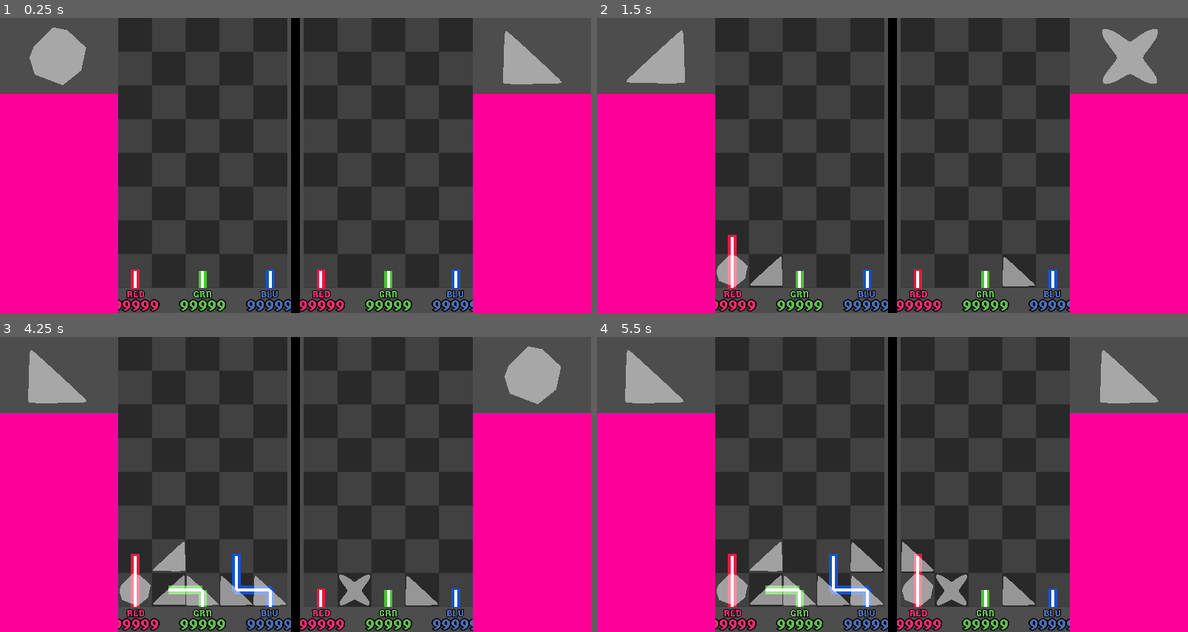
Above: before the commit, frames 1-4 (two rows, left to right).
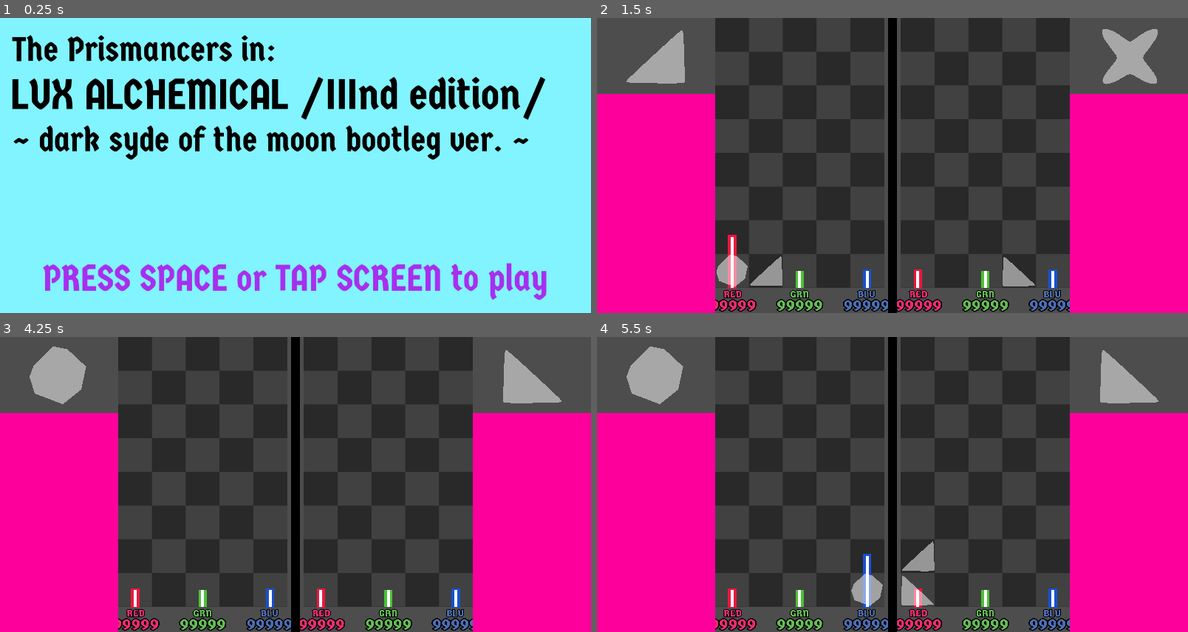
Above: after the commit, the same moments.

Repository: foolmoron/Prismancer
Game: Godot game, scene res://main.tscn
Same seed, same stepped clock (60 frames per second), same inputs: the game is played once before the commit and once after it. Before the commit the project starts from res://game_landscape.tscn.
Inputs (mouse positions are in pixels of both pictures, inside the frame that each line leads up to):
- Up to frame 1 (0.25 s): no input
- Up to frame 2 (1.5 s): tap Space at 0.5 s; move the mouse to (1022, 150) at 0.52 s; hold Space 0.53-1.28 s; click (1022, 150) at 0.67 s; move the mouse to (774, 180) at 1.27 s; tap 1 (p1_0) at 1.35 s; click (774, 180) at 1.42 s
- Up to frame 3 (4.25 s): tap Space at 1.52, 1.55, 1.82, 3.02, 3.05, 3.32 s; tap Enter at 2, 3.5 s; move the mouse to (354, 419) at 2.02 s; hold Space 2.03-2.78 s; tap 2 (p1_1) at 2.1 s; click (354, 419) at 2.17 s; move the mouse to (265, 543) at 2.77 s; tap 3 (p1_2) at 2.85 s; click (265, 543) at 2.92 s; move the mouse to (472, 528) at 3.52 s; hold Space from 3.53 s (still down); tap 4 (p1_3) at 3.6 s; click (472, 528) at 3.67 s; tap Escape at 4.15 s
- Up to frame 4 (5.5 s): move the mouse to (715, 440) at 4.27 s; release Space at 4.28 s; tap 5 (p1_4) at 4.35 s; click (715, 440) at 4.42 s; tap Space at 4.52, 4.55, 4.82, 5 s; move the mouse to (922, 484) at 5.02 s; hold Space from 5.03 s (still down); tap Y (p2_0) at 5.1 s; click (922, 484) at 5.17 s

The runs differ from the first frame. In frame 1, 100% of the frame differs, in the area x 0-100%, y 0-100%; in frame 2, nothing differs; in frame 3, 4.6%; in frame 4, 4.7%.

Commit message:
landscape and portrait loader

Diff:
--- a/Grid/cell.gd
+++ b/Grid/cell.gd
@@ -61,7 +61,7 @@
 	color_mask = COLOR.NONE
 	out_mask = 0
 
-func reset_lines(global_pos: Vector3) -> void:
+func reset_lines(local_pos: Vector3) -> void:
 	for color in lines.keys():
 		var arr = lines[color]
 		for line in arr:
@@ -102,8 +102,8 @@
 				Cell.DIR.UP_RIGHT, Cell.DIR.DOWN_LEFT:
 					line.rotation_degrees.z = -45
 			var offset := dir_to_vec(dir) * Side.GRID_SIZE / 2
-			line.global_position.x = global_pos.x + offset.x
-			line.global_position.y = global_pos.y + offset.y
+			line.position.x = local_pos.x + offset.x
+			line.position.y = local_pos.y + offset.y
 
 func try_add_outdir(dir: Cell.DIR) -> bool:
 	if out_mask & dir == 0:
--- a/Grid/grid.gd
+++ b/Grid/grid.gd
@@ -53,7 +53,7 @@
 	# set lines based on out directions and colors
 	for y in range(rows):
 		for x in range(columns):
-			cells[to_idx(x, y)].reset_lines(side.coord_to_global_pos(Vector2i(x, y)))
+			cells[to_idx(x, y)].reset_lines(side.to_local(side.coord_to_global_pos(Vector2i(x, y))))
 
 func _process_cells_for_dir(initial_dir: Cell.DIR, initial_pos: Vector2i) -> void:
 	var seen := {}
--- a/Lines/line_blue.tscn
+++ b/Lines/line_blue.tscn
@@ -1,26 +1,8 @@
-[gd_scene load_steps=11 format=3 uid="uid://bou5e8rq6ja6y"]
+[gd_scene load_steps=6 format=3 uid="uid://bou5e8rq6ja6y"]
 
 [ext_resource type="PackedScene" uid="uid://cucbspicwdsqi" path="res://Lines/line_red.tscn" id="1_sy52k"]
-[ext_resource type="Shader" path="res://Lines/line.gdshader" id="2_t3wd5"]
 [ext_resource type="Shader" path="res://Shaders/unlit_tex.gdshader" id="3_1p7up"]
 [ext_resource type="Texture2D" uid="uid://ce1hk00a71g72" path="res://Art/square.png" id="4_rxd7h"]
-
-[sub_resource type="Gradient" id="Gradient_eakru"]
-offsets = PackedFloat32Array(0, 0.5, 1)
-colors = PackedColorArray(1, 1, 1, 0, 1, 1, 1, 1, 1, 1, 1, 0)
-
-[sub_resource type="GradientTexture1D" id="GradientTexture1D_gny8j"]
-gradient = SubResource("Gradient_eakru")
-
-[sub_resource type="ShaderMaterial" id="ShaderMaterial_r26l4"]
-render_priority = 0
-shader = ExtResource("2_t3wd5")
-shader_parameter/color = Color(0.0984, 0.31488, 0.82, 1)
-shader_parameter/alpha_boost = 1.8
-shader_parameter/tex = SubResource("GradientTexture1D_gny8j")
-
-[sub_resource type="QuadMesh" id="QuadMesh_ddo2s"]
-material = SubResource("ShaderMaterial_r26l4")
 
 [sub_resource type="ShaderMaterial" id="ShaderMaterial_37y04"]
 render_priority = 0
@@ -33,8 +15,5 @@
 
 [node name="Line" instance=ExtResource("1_sy52k")]
 
-[node name="quad" parent="." index="0"]
-mesh = SubResource("QuadMesh_ddo2s")
-
-[node name="quad2" parent="." index="1"]
+[node name="quad2" parent="." index="0"]
 mesh = SubResource("QuadMesh_utvep")
--- /dev/null
+++ b/Scenes/loader.gd
@@ -0,0 +1,16 @@
+extends Node
+
+# Called when the node enters the scene tree for the first time.
+func _ready() -> void:
+	pass # Replace with function body.
+
+
+# Called every frame. 'delta' is the elapsed time since the previous frame.
+func _process(delta: float) -> void:
+	if Input.is_key_pressed(KEY_SPACE):
+		get_tree().change_scene_to_file("res://game_landscape.tscn")
+
+func _on_touch_detector_gui_input(event:InputEvent) -> void:
+	if event is InputEventScreenTouch:
+		if (event as InputEventScreenTouch).pressed:
+			get_tree().change_scene_to_file("res://game_portrait.tscn")
--- /dev/null
+++ b/Scenes/resetter.gd
@@ -0,0 +1,11 @@
+extends Node
+
+# Called when the node enters the scene tree for the first time.
+func _ready() -> void:
+	pass # Replace with function body.
+
+
+# Called every frame. 'delta' is the elapsed time since the previous frame.
+func _process(delta: float) -> void:
+	if Input.is_key_pressed(KEY_ESCAPE):
+		get_tree().change_scene_to_file("res://main.tscn")
--- a/Scenes/side.gd
+++ b/Scenes/side.gd
@@ -9,7 +9,7 @@
 var gem_spawns : Array[PackedScene] = []
 
 @onready var board := $Board as Node3D
-@onready var origin := board.global_transform.origin - Vector3(board.scale.x / 2, board.scale.y / 2, 0)
+@onready var origin := board.global_transform.origin - to_global(Vector3(board.scale.x / 2, board.scale.y / 2, 0))
 const GRID_SIZE := 80.0
 
 const GRID_COLUMNS := 5
@@ -58,4 +58,4 @@
 	grid.refresh()
 
 func coord_to_global_pos(coord: Vector2i) -> Vector3:
-	return origin + Vector3(GRID_SIZE / 2, GRID_SIZE / 2, 0) + Vector3(coord.x * GRID_SIZE, coord.y * GRID_SIZE, 10.0)
+	return origin + to_global(Vector3(GRID_SIZE / 2, GRID_SIZE / 2, 0) + Vector3(coord.x * GRID_SIZE, coord.y * GRID_SIZE, 10.0))
--- a/game_landscape.tscn
+++ b/game_landscape.tscn
@@ -1,9 +1,10 @@
-[gd_scene load_steps=7 format=3 uid="uid://d1c2lgs1slfj2"]
+[gd_scene load_steps=8 format=3 uid="uid://d1c2lgs1slfj2"]
 
 [ext_resource type="PackedScene" uid="uid://ctx36oft835ud" path="res://Scenes/side.tscn" id="1_swmvj"]
 [ext_resource type="PackedScene" uid="uid://o7da5ms7uaw1" path="res://Scenes/side_flipped.tscn" id="2_44qxm"]
 [ext_resource type="Shader" path="res://Shaders/unlit_tex.gdshader" id="3_wfaqv"]
 [ext_resource type="Texture2D" uid="uid://ce1hk00a71g72" path="res://Art/square.png" id="4_fj4sy"]
+[ext_resource type="Script" path="res://Scenes/resetter.gd" id="5_e6n6d"]
 
 [sub_resource type="ShaderMaterial" id="ShaderMaterial_6cf0a"]
 render_priority = 0
@@ -32,3 +33,6 @@
 [node name="Separator" type="MeshInstance3D" parent="."]
 transform = Transform3D(20, 0, 0, 0, 700, 0, 0, 0, 1, 0, 0, 50)
 mesh = SubResource("QuadMesh_823pp")
+
+[node name="Node" type="Node" parent="."]
+script = ExtResource("5_e6n6d")
--- a/game_portrait.tscn
+++ b/game_portrait.tscn
@@ -1,8 +1,9 @@
-[gd_scene load_steps=6 format=3 uid="uid://dahrgy4rhgob8"]
+[gd_scene load_steps=7 format=3 uid="uid://dahrgy4rhgob8"]
 
 [ext_resource type="PackedScene" uid="uid://ctx36oft835ud" path="res://Scenes/side.tscn" id="1_5heml"]
 [ext_resource type="Shader" path="res://Shaders/unlit_tex.gdshader" id="2_kc88c"]
 [ext_resource type="Texture2D" uid="uid://ce1hk00a71g72" path="res://Art/square.png" id="3_ffn6l"]
+[ext_resource type="Script" path="res://Scenes/resetter.gd" id="4_3u2lh"]
 
 [sub_resource type="ShaderMaterial" id="ShaderMaterial_6cf0a"]
 render_priority = 0
@@ -33,3 +34,6 @@
 [node name="Separator" type="MeshInstance3D" parent="."]
 transform = Transform3D(20, 0, 0, 0, 700, 0, 0, 0, 1, 0, 0, 50)
 mesh = SubResource("QuadMesh_823pp")
+
+[node name="Node" type="Node" parent="."]
+script = ExtResource("4_3u2lh")
--- a/main.tscn
+++ b/main.tscn
@@ -1,3 +1,76 @@
-[gd_scene format=3 uid="uid://onqxkjnilams"]
+[gd_scene load_steps=4 format=3 uid="uid://onqxkjnilams"]
 
-[node name="Node3D" type="Node3D"]
+[ext_resource type="FontFile" uid="uid://d3r2ywhscqp7y" path="res://Germania_One/GermaniaOne-Regular.ttf" id="1_apl3g"]
+[ext_resource type="Script" path="res://Scenes/loader.gd" id="2_blg38"]
+
+[sub_resource type="LabelSettings" id="LabelSettings_ckjud"]
+font = ExtResource("1_apl3g")
+font_size = 86
+font_color = Color(0.659358, 0.18625, 0.927686, 1)
+
+[node name="StartScreen" type="Control"]
+layout_mode = 3
+anchors_preset = 15
+anchor_right = 1.0
+anchor_bottom = 1.0
+grow_horizontal = 2
+grow_vertical = 2
+
+[node name="ColorRect" type="ColorRect" parent="."]
+layout_mode = 1
+anchors_preset = 15
+anchor_right = 1.0
+anchor_bottom = 1.0
+grow_horizontal = 2
+grow_vertical = 2
+color = Color(0.506577, 0.95526, 1, 1)
+
+[node name="RichTextLabel" type="RichTextLabel" parent="."]
+layout_mode = 1
+anchors_preset = -1
+anchor_left = 0.02
+anchor_top = 0.04
+anchor_right = 1.0
+anchor_bottom = 1.0
+grow_horizontal = 2
+grow_vertical = 2
+theme_override_colors/default_color = Color(0, 0, 0, 1)
+theme_override_fonts/normal_font = ExtResource("1_apl3g")
+theme_override_fonts/italics_font = ExtResource("1_apl3g")
+theme_override_fonts/bold_font = ExtResource("1_apl3g")
+theme_override_font_sizes/italics_font_size = 102
+theme_override_font_sizes/normal_font_size = 81
+theme_override_font_sizes/bold_font_size = 102
+bbcode_enabled = true
+text = "The Prismancers in:
+[b]LUX ALCHEMICAL /IIInd edition/[/b]
+~ dark syde of the moon bootleg ver. ~"
+
+[node name="Label" type="Label" parent="."]
+layout_mode = 1
+anchors_preset = 12
+anchor_top = 1.0
+anchor_right = 1.0
+anchor_bottom = 1.0
+offset_top = -131.82
+offset_bottom = -30.82
+grow_horizontal = 2
+grow_vertical = 0
+text = "PRESS SPACE or TAP SCREEN to play"
+label_settings = SubResource("LabelSettings_ckjud")
+horizontal_alignment = 1
+vertical_alignment = 1
+
+[node name="Node" type="Node" parent="."]
+script = ExtResource("2_blg38")
+
+[node name="TouchDetector" type="ColorRect" parent="."]
+layout_mode = 1
+anchors_preset = 15
+anchor_right = 1.0
+anchor_bottom = 1.0
+grow_horizontal = 2
+grow_vertical = 2
+color = Color(1, 0, 0.163182, 0)
+
+[connection signal="gui_input" from="TouchDetector" to="Node" method="_on_touch_detector_gui_input"]
--- a/project.godot
+++ b/project.godot
@@ -11,7 +11,7 @@
 [application]
 
 config/name="Prismancer"
-run/main_scene="res://game_landscape.tscn"
+run/main_scene="res://main.tscn"
 config/features=PackedStringArray("4.3", "GL Compatibility")
 boot_splash/bg_color=Color(1, 1, 1, 1)
 config/icon="res://icon.svg"
